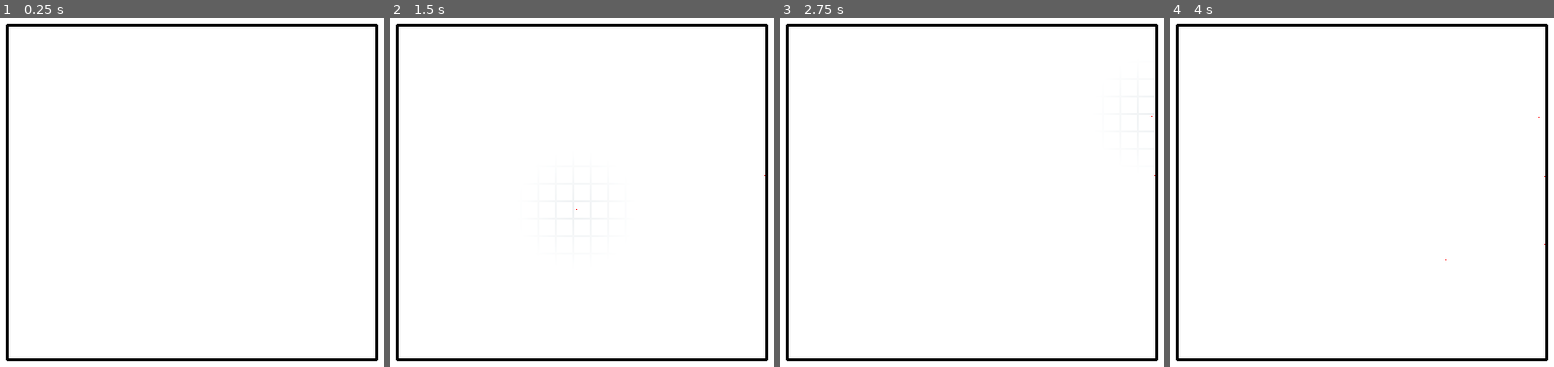
Above: before the commit, frames 1-4 (left to right).
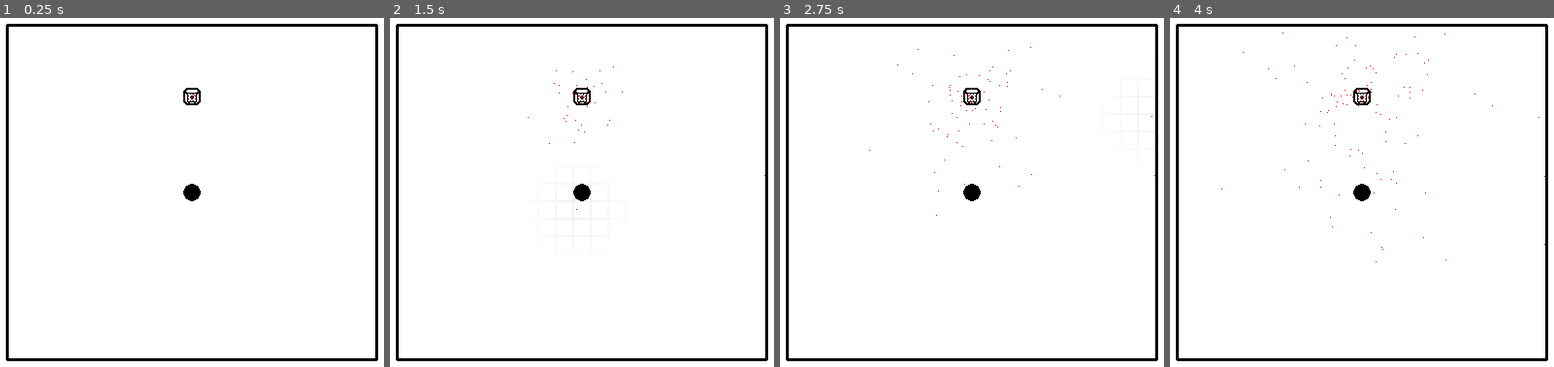
Above: after the commit, the same moments.

Repository: an-olive/BRSD-14
Game: Godot game, scene res://main.tscn
Two runs of this game, one before a commit and one after it. Both use one fixed random seed, a clock stepped at 60 frames per second and the inputs below.
Inputs (mouse positions are in pixels of both pictures, inside the frame that each line leads up to):
- Up to frame 1 (0.25 s): no input
- Up to frame 2 (1.5 s): tap Enter at 0.5 s; move the mouse to (outside the picture) at 0.52 s; click (outside the picture) at 0.67 s; tap Space at 1.25 s; move the mouse to (574, 209) at 1.27 s; click (574, 209) at 1.42 s
- Up to frame 3 (2.75 s): tap Enter at 2 s; move the mouse to (1152, 115) at 2.02 s; click (1152, 115) at 2.17 s
- Up to frame 4 (4 s): tap Space at 2.75 s; move the mouse to (1450, 262) at 2.77 s; click (1450, 262) at 2.92 s; move the mouse to (outside the picture) at 3.52 s; click (outside the picture) at 3.67 s

The runs differ from the first frame. In frame 1, 0.3% of the frame differs, in the area x 47-53%, y 20-53%; in frame 2, 0.3%; in frame 3, 0.3%; in frame 4, 0.4%, in the area x 13-85%, y 4-70%.

Commit message:
#1 - add producer

Diff:
--- /dev/null
+++ b/Components/producer.gd
@@ -0,0 +1,17 @@
+extends Sprite2D
+
+## Rate of spawned gibs, per second
+@export var spawn_rate: float = 30
+@export var min_speed: float = 10
+@export var max_speed: float = 50
+
+func _ready() -> void:
+	$Gibs.lifetime = 2 * 60 * 60
+	$Gibs.amount = $Gibs.lifetime * spawn_rate
+
+func _process(delta: float) -> void:
+	var direction = randf() * TAU
+	var speed = min_speed + (max_speed - min_speed) * randf()
+	var velocity = Vector2(cos(direction) * speed, sin(direction) * speed)
+
+	$Gibs.process_material.set_shader_parameter("velocity", velocity)
--- /dev/null
+++ b/Components/producer.tscn
@@ -0,0 +1,19 @@
+[gd_scene load_steps=5 format=3 uid="uid://d24kirevx3y5j"]
+
+[ext_resource type="Texture2D" uid="uid://btls25vxoki2v" path="res://Assets/Buildings/Building_Producer.png" id="1_84mof"]
+[ext_resource type="Script" uid="uid://b3loxwq07fpp7" path="res://Components/producer.gd" id="2_crrts"]
+[ext_resource type="Shader" uid="uid://fjun80bgo18n" path="res://Shaders/gibs.gdshader" id="2_ibop8"]
+
+[sub_resource type="ShaderMaterial" id="ShaderMaterial_crrts"]
+shader = ExtResource("2_ibop8")
+shader_parameter/velocity = Vector2(0, 0)
+shader_parameter/color = Vector3(1, 0, 0)
+
+[node name="Producer" type="Sprite2D"]
+texture = ExtResource("1_84mof")
+centered = false
+script = ExtResource("2_crrts")
+
+[node name="Gibs" type="GPUParticles2D" parent="."]
+position = Vector2(9, 10)
+process_material = SubResource("ShaderMaterial_crrts")
--- a/Shaders/gibs.gdshader
+++ b/Shaders/gibs.gdshader
@@ -1,10 +1,11 @@
 shader_type particles;
 
-uniform vec2 origin = vec2(9, 9);
-uniform vec2 bounds = vec2(378, 342);
-uniform float forceMultiplier = 100000;
-uniform float destructionRadius = 4.0;
-uniform float wallElasticity = 0.5;
+const vec2 origin = vec2(9, 9);
+const vec2 bounds = vec2(378, 342);
+const float forceMultiplier = 100000.0;
+const float wallElasticity = 0.5;
+const float destructionRadius = 9.0;
+
 uniform vec2 velocity = vec2(0, 0);
 uniform vec3 color = vec3(1, 0, 0);
 
--- a/game.gd
+++ b/game.gd
@@ -1,6 +1,6 @@
 extends Node2D
 
-@export var grid_size: Vector2i = Vector2i(21, 21)
+@export var grid_size: Vector2i = Vector2i(21, 19)
 @export var initial_hole_size: float = 1
 
 @export_category("Gibs")
--- a/game.tscn
+++ b/game.tscn
@@ -1,24 +1,28 @@
-[gd_scene load_steps=4 format=3 uid="uid://v14xu65rsedv"]
+[gd_scene load_steps=6 format=3 uid="uid://v14xu65rsedv"]
 
 [ext_resource type="Script" uid="uid://8ihith2aq67n" path="res://game.gd" id="1_80nbo"]
 [ext_resource type="Shader" uid="uid://fjun80bgo18n" path="res://Shaders/gibs.gdshader" id="2_e2o6t"]
+[ext_resource type="Texture2D" uid="uid://cp5loriru8481" path="res://Assets/Buildings/Hole.png" id="3_fc0e3"]
+[ext_resource type="PackedScene" uid="uid://d24kirevx3y5j" path="res://Components/producer.tscn" id="4_fc0e3"]
 
 [sub_resource type="ShaderMaterial" id="ShaderMaterial_e2o6t"]
 shader = ExtResource("2_e2o6t")
-shader_parameter/origin = Vector2(9, 9)
-shader_parameter/bounds = Vector2(378, 342)
-shader_parameter/forceMultiplier = 100000.0
-shader_parameter/destructionRadius = 4.0
-shader_parameter/wallElasticity = 0.5
 shader_parameter/velocity = Vector2(0, 0)
 shader_parameter/color = Vector3(1, 0, 0)
 
 [node name="Game" type="Node2D"]
 script = ExtResource("1_80nbo")
-grid_size = Vector2i(21, 19)
 
 [node name="Gibs" type="GPUParticles2D" parent="."]
 emitting = false
 amount = 600
 lifetime = 10.0
 process_material = SubResource("ShaderMaterial_e2o6t")
+
+[node name="Hole" type="Sprite2D" parent="."]
+position = Vector2(189, 171)
+texture = ExtResource("3_fc0e3")
+centered = false
+
+[node name="Producer" parent="." instance=ExtResource("4_fc0e3")]
+position = Vector2(189, 72)
Not shown, added: Components/producer.gd.uid
